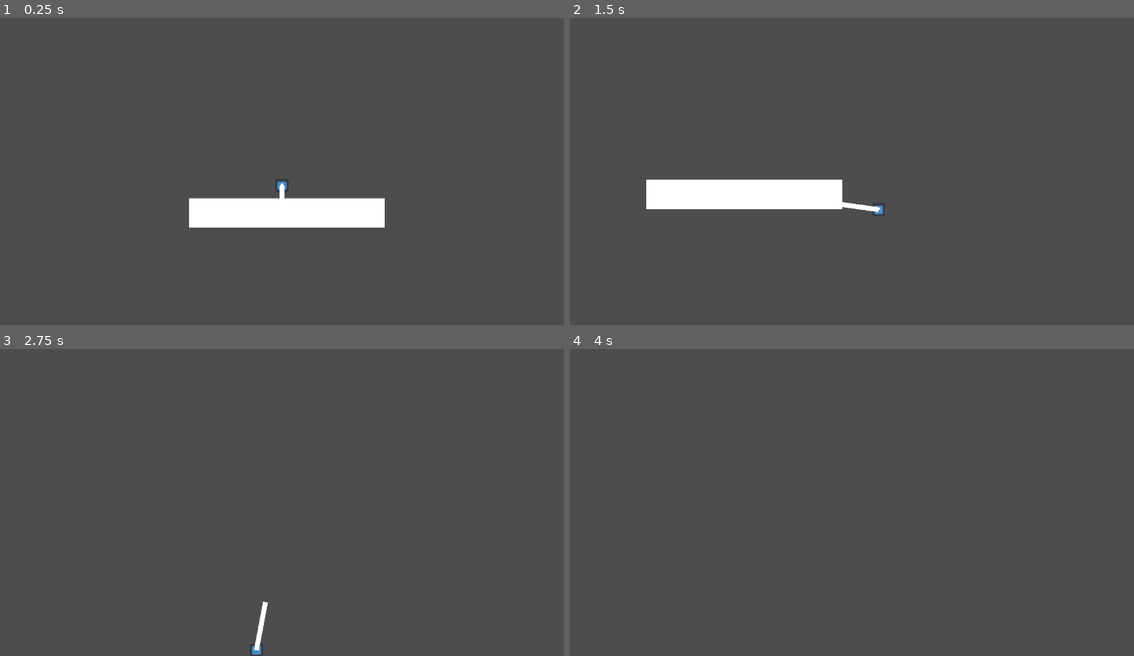
Above: before the commit, frames 1-4 (two rows, left to right).
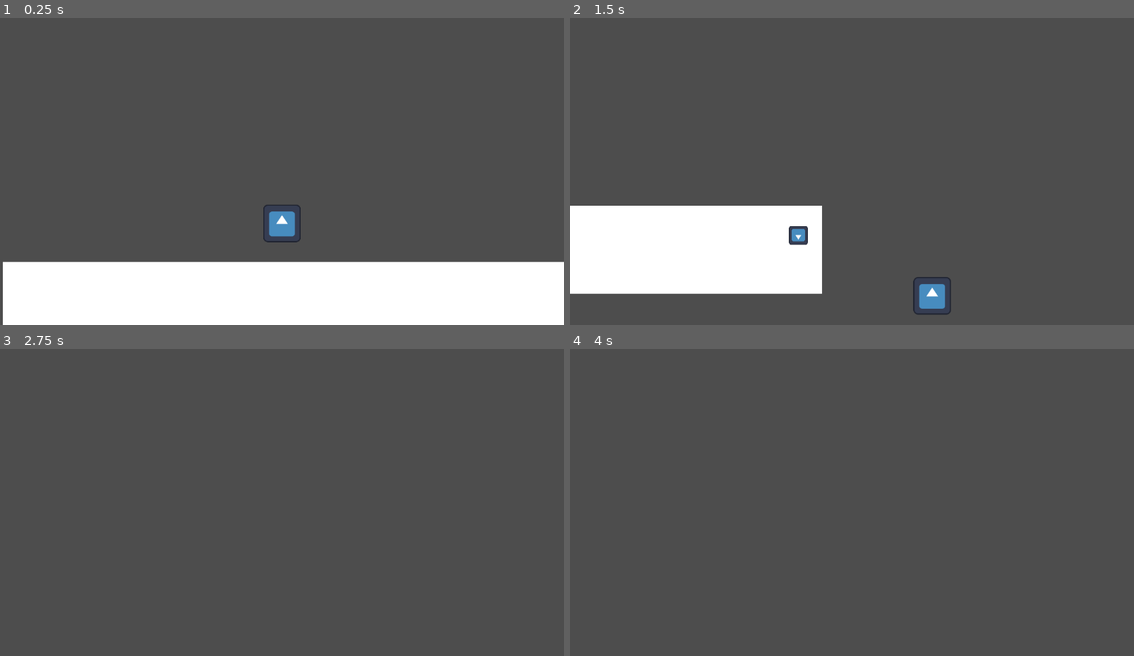
Above: after the commit, the same moments.

Repository: sglasha/DarkAscent
Game: Godot game, scene res://Scenes/game.tscn
Two runs of this game, one before a commit and one after it. Both use one fixed random seed, a clock stepped at 60 frames per second and the inputs below. The engine's default icon, where the game draws it, is replaced by a stand-in: a white triangle on a blue panel in a dark square.
Inputs (mouse positions are in pixels of both pictures, inside the frame that each line leads up to):
- Up to frame 1 (0.25 s): no input
- Up to frame 2 (1.5 s): tap Enter (ui_accept) at 0.5, 0.77 s; move the mouse to (976, 150) at 0.52 s; hold E (castout) 0.53-1.28 s; hold Right (ui_right) from 0.53 s (still down); move the mouse to (739, 183) at 1.27 s; tap E (castout) at 1.35 s
- Up to frame 3 (2.75 s): tap Enter (ui_accept) at 1.52 s; move the mouse to (338, 428) at 2.02 s; release Right (ui_right) at 2.03 s; hold Left (ui_left) from 2.03 s (still down); hold E (castout) from 2.03 s (still down)
- Up to frame 4 (4 s): move the mouse to (823, 560) at 2.77 s; release Left (ui_left) at 2.78 s; release E (castout) at 2.78 s; hold Right (ui_right) from 2.78 s (still down); tap E (castout) at 2.85 s; tap Enter (ui_accept) at 3.02, 3.5, 3.77 s; move the mouse to (1021, 545) at 3.52 s; hold E (castout) from 3.53 s (still down)

The runs differ from the first frame. In frame 1, 24% of the frame differs, in the area x 0-100%, y 52-100%; in frame 2, 16%; in frame 3, 0.2%; in frame 4, nothing differs.

Commit message:
Dot Explosion

Diff:
--- a/Scenes/game.tscn
+++ b/Scenes/game.tscn
@@ -9,21 +9,23 @@
 
 [node name="Game" type="Node2D"]
 
-[node name="CharacterBody2D" parent="." instance=ExtResource("1_0yfjd")]
+[node name="Player" parent="." instance=ExtResource("1_0yfjd")]
 position = Vector2(426, 275)
 
-[node name="Camera2D" type="Camera2D" parent="CharacterBody2D"]
+[node name="Camera2D" type="Camera2D" parent="Player"]
 offset = Vector2(0, -20)
+zoom = Vector2(3, 3)
 position_smoothing_enabled = true
 
-[node name="StaticBody2D" type="StaticBody2D" parent="."]
+[node name="Floor" type="StaticBody2D" parent="."]
 position = Vector2(436, 359)
 scale = Vector2(20, 3)
 
-[node name="CollisionShape2D" type="CollisionShape2D" parent="StaticBody2D"]
+[node name="CollisionShape2D" type="CollisionShape2D" parent="Floor"]
+position = Vector2(0.0500015, 0)
 shape = SubResource("RectangleShape2D_2s2hu")
 
-[node name="Sprite2D" type="Sprite2D" parent="StaticBody2D"]
-position = Vector2(0, 0.333333)
+[node name="Sprite2D" type="Sprite2D" parent="Floor"]
+position = Vector2(1.52588e-06, 0.333333)
 scale = Vector2(20, 20)
 texture = SubResource("CanvasTexture_btnf1")
--- /dev/null
+++ b/Scenes/player_blast.tscn
@@ -0,0 +1,16 @@
+[gd_scene load_steps=3 format=3 uid="uid://b7bryga8m1bi"]
+
+[ext_resource type="Texture2D" uid="uid://dsd7ut75i04n2" path="res://icon.svg" id="1_ebqcb"]
+
+[sub_resource type="CircleShape2D" id="CircleShape2D_28d6b"]
+
+[node name="CharacterBody2D" type="CharacterBody2D"]
+
+[node name="CollisionShape2D2" type="CollisionShape2D" parent="."]
+shape = SubResource("CircleShape2D_28d6b")
+disabled = true
+
+[node name="Sprite2D2" type="Sprite2D" parent="."]
+rotation = -3.14159
+scale = Vector2(0.1, 0.1)
+texture = ExtResource("1_ebqcb")
--- a/Scenes/player_character.tscn
+++ b/Scenes/player_character.tscn
@@ -1,7 +1,8 @@
-[gd_scene load_steps=4 format=3 uid="uid://bpib6rsqslcrj"]
+[gd_scene load_steps=5 format=3 uid="uid://bpib6rsqslcrj"]
 
 [ext_resource type="Script" path="res://Scripts/player_movement.gd" id="1_xnb1g"]
 [ext_resource type="Texture2D" uid="uid://dsd7ut75i04n2" path="res://icon.svg" id="2_6vag0"]
+[ext_resource type="PackedScene" uid="uid://b7bryga8m1bi" path="res://Scenes/player_blast.tscn" id="3_321lf"]
 
 [sub_resource type="RectangleShape2D" id="RectangleShape2D_om7x8"]
 
@@ -12,11 +13,15 @@
 shape = SubResource("RectangleShape2D_om7x8")
 
 [node name="Sprite2D" type="Sprite2D" parent="."]
+z_index = 20
 scale = Vector2(0.2, 0.2)
 texture = ExtResource("2_6vag0")
 
-[node name="RayCast2D" type="RayCast2D" parent="."]
-
-[node name="Line2D" type="Line2D" parent="RayCast2D"]
+[node name="Line2D" type="Line2D" parent="."]
+visible = false
 z_index = 5
 points = PackedVector2Array(0, 0, 0, 50)
+default_color = Color(0, 0, 0, 1)
+
+[node name="Player_Blast" parent="." instance=ExtResource("3_321lf")]
+z_index = 5
--- a/Scripts/player_movement.gd
+++ b/Scripts/player_movement.gd
@@ -35,8 +35,10 @@
 		lineAngle = mousePOS.angle_to_point(playerPOS)
 
 		#Probably going to be mainly used for debugging but a good starting point
-		$RayCast2D/Line2D.set_point_position(1, Vector2(-lineLength * cos(lineAngle),-lineLength * sin(lineAngle))) #(sin(lineAngle)/cos(lineAngle)))
-		#print($RayCast2D/Line2D.get_point_position(1))
-		#print($RayCast2D/Line2D.get_point_position(0))
+		$Line2D.set_point_position(1, Vector2(-lineLength * cos(lineAngle),-lineLength * sin(lineAngle))) #(sin(lineAngle)/cos(lineAngle)))
+		$Player_Blast.position = Vector2(-lineLength * cos(lineAngle),-lineLength * sin(lineAngle))
+		#Makes it to where it is not clipping inside of the player on start
+		$Player_Blast/CollisionShape2D2.disabled = false
+
 
 #func _unhandled_key_input(Input.is_action_pressed("castout")):
--- a/project.godot
+++ b/project.godot
@@ -17,6 +17,22 @@
 
 [input]
 
+ui_left={
+"deadzone": 0.5,
+"events": [Object(InputEventKey,"resource_local_to_scene":false,"resource_name":"","device":0,"window_id":0,"alt_pressed":false,"shift_pressed":false,"ctrl_pressed":false,"meta_pressed":false,"pressed":false,"keycode":4194319,"physical_keycode":0,"key_label":0,"unicode":0,"location":0,"echo":false,"script":null)
+, Object(InputEventJoypadButton,"resource_local_to_scene":false,"resource_name":"","device":0,"button_index":13,"pressure":0.0,"pressed":false,"script":null)
+, Object(InputEventJoypadMotion,"resource_local_to_scene":false,"resource_name":"","device":0,"axis":0,"axis_value":-1.0,"script":null)
+, Object(InputEventKey,"resource_local_to_scene":false,"resource_name":"","device":-1,"window_id":0,"alt_pressed":false,"shift_pressed":false,"ctrl_pressed":false,"meta_pressed":false,"pressed":false,"keycode":0,"physical_keycode":65,"key_label":0,"unicode":97,"location":0,"echo":false,"script":null)
+]
+}
+ui_right={
+"deadzone": 0.5,
+"events": [Object(InputEventKey,"resource_local_to_scene":false,"resource_name":"","device":0,"window_id":0,"alt_pressed":false,"shift_pressed":false,"ctrl_pressed":false,"meta_pressed":false,"pressed":false,"keycode":4194321,"physical_keycode":0,"key_label":0,"unicode":0,"location":0,"echo":false,"script":null)
+, Object(InputEventJoypadButton,"resource_local_to_scene":false,"resource_name":"","device":0,"button_index":14,"pressure":0.0,"pressed":false,"script":null)
+, Object(InputEventJoypadMotion,"resource_local_to_scene":false,"resource_name":"","device":0,"axis":0,"axis_value":1.0,"script":null)
+, Object(InputEventKey,"resource_local_to_scene":false,"resource_name":"","device":-1,"window_id":0,"alt_pressed":false,"shift_pressed":false,"ctrl_pressed":false,"meta_pressed":false,"pressed":false,"keycode":0,"physical_keycode":68,"key_label":0,"unicode":100,"location":0,"echo":false,"script":null)
+]
+}
 castout={
 "deadzone": 0.5,
 "events": [Object(InputEventKey,"resource_local_to_scene":false,"resource_name":"","device":-1,"window_id":0,"alt_press …(192 unchanged characters)…
